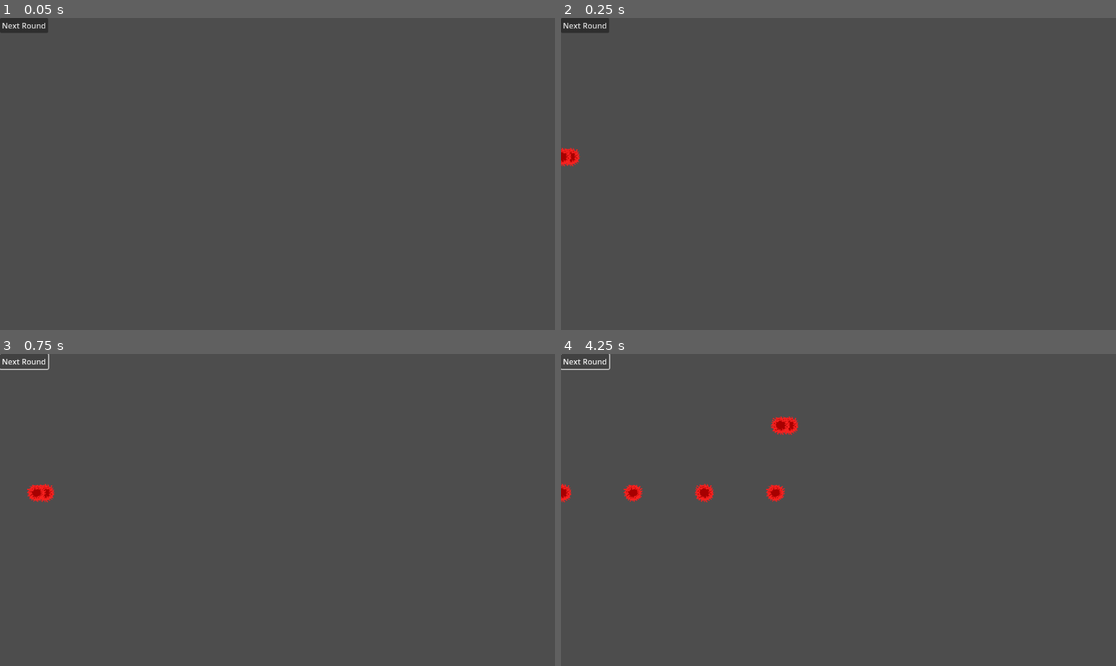
Above: before the commit, frames 1-4 (two rows, left to right).
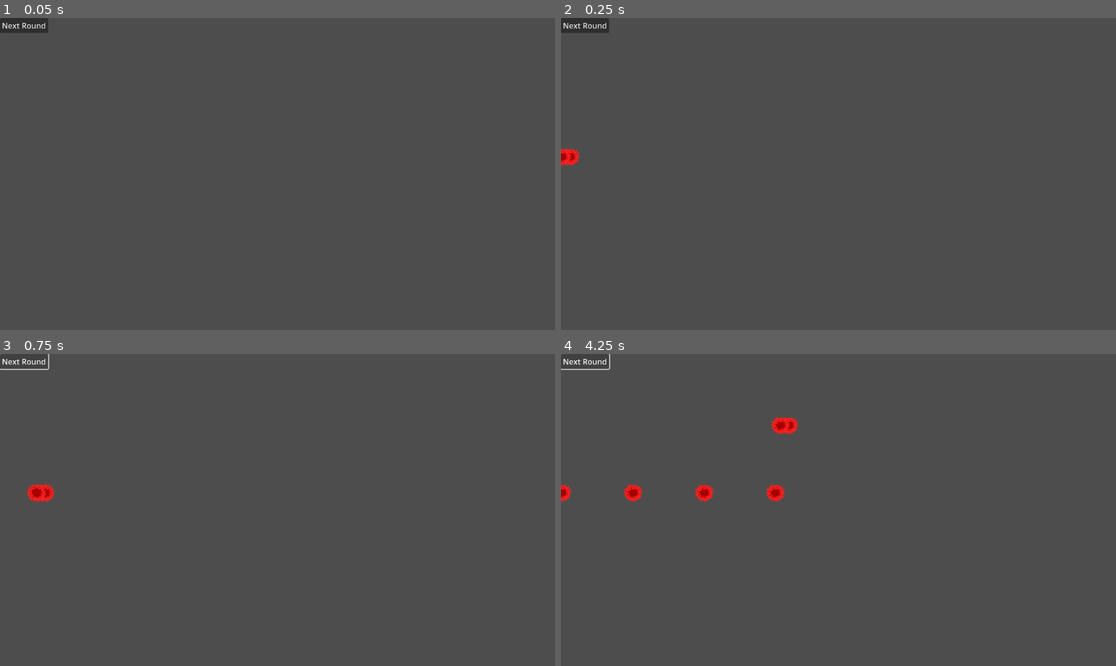
Above: after the commit, the same moments.

Repository: Kryzi/TowerDefense
Game: Godot game, scene res://Scenes/world.tscn
Same seed, same stepped clock (60 frames per second), same inputs: the game is played once before the commit and once after it.
Inputs:
- Up to frame 1 (0.05 s): no input
- Up to frame 2 (0.25 s): no input
- Up to frame 3 (0.75 s): click "Next Round" at 0.5 s
- Up to frame 4 (4.25 s): click "Next Round" at 1.25 s; tap Enter (ui_accept) at 2, 2.27, 3.02 s; hold Right (ui_right) 2.03-3.53 s; hold Left (ui_left) from 3.53 s (still down)

Frame 1 is identical in both runs. In frame 2, less than 0.1% of the frame differs, in the area x 0-4%, y 41-48%; in frame 3, less than 0.1%; in frame 4, 0.2%, in the area x 0-43%, y 20-48%.

Commit message:
Magnus virus

Diff:
--- a/Scenes/virus_1.tscn
+++ b/Scenes/virus_1.tscn
@@ -1,24 +1,24 @@
 [gd_scene load_steps=5 format=3 uid="uid://clb85plprtw5g"]
 
 [ext_resource type="Script" path="res://Scripts/Virus1.gd" id="1_5ncgj"]
-[ext_resource type="Texture2D" uid="uid://cc2v5etd143jg" path="res://assets/pixil-frame-0 (1).png" id="2_sxpnw"]
-[ext_resource type="Texture2D" uid="uid://ds5pl4iohkkcn" path="res://assets/pixil-frame-0.png" id="3_yyt5t"]
+[ext_resource type="Texture2D" uid="uid://ds5pl4iohkkcn" path="res://assets/pixil-frame-0.png" id="2_csw64"]
+[ext_resource type="Texture2D" uid="uid://cc2v5etd143jg" path="res://assets/pixil-frame-0 (1).png" id="3_2jxxf"]
 
 [sub_resource type="SpriteFrames" id="SpriteFrames_woiae"]
 animations = [{
 "frames": [{
 "duration": 1.0,
-"texture": ExtResource("2_sxpnw")
+"texture": ExtResource("2_csw64")
 }, {
 "duration": 1.0,
-"texture": ExtResource("3_yyt5t")
+"texture": ExtResource("3_2jxxf")
 }],
 "loop": true,
 "name": &"Idle",
-"speed": 3.0
+"speed": 2.0
 }]
 
-[node name="Virus1" type="PathFollow2D" groups=["enemy"]]
+[node name="Virus1" type="PathFollow2D"]
 rotates = false
 script = ExtResource("1_5ncgj")
 
@@ -26,4 +26,4 @@
 sprite_frames = SubResource("SpriteFrames_woiae")
 animation = &"Idle"
 autoplay = "Idle"
-frame_progress = 0.304083
+frame_progress = 0.392069
